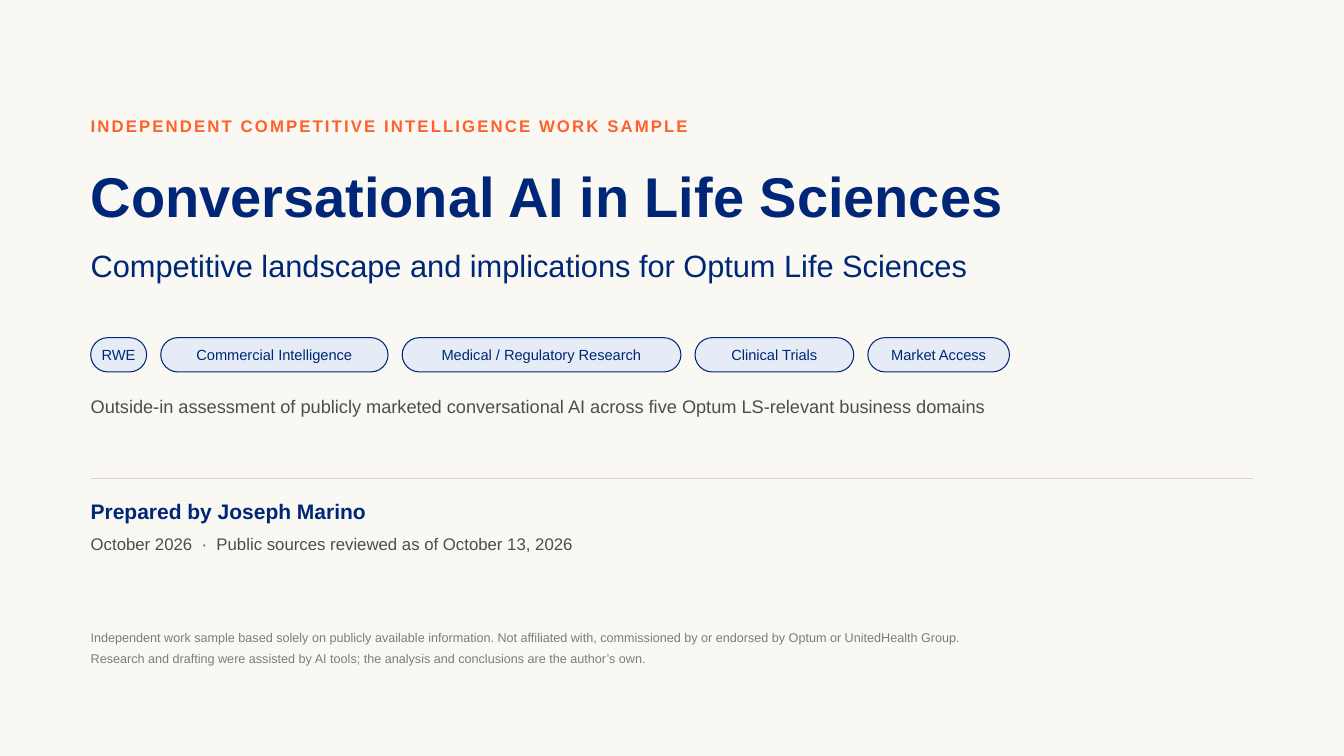
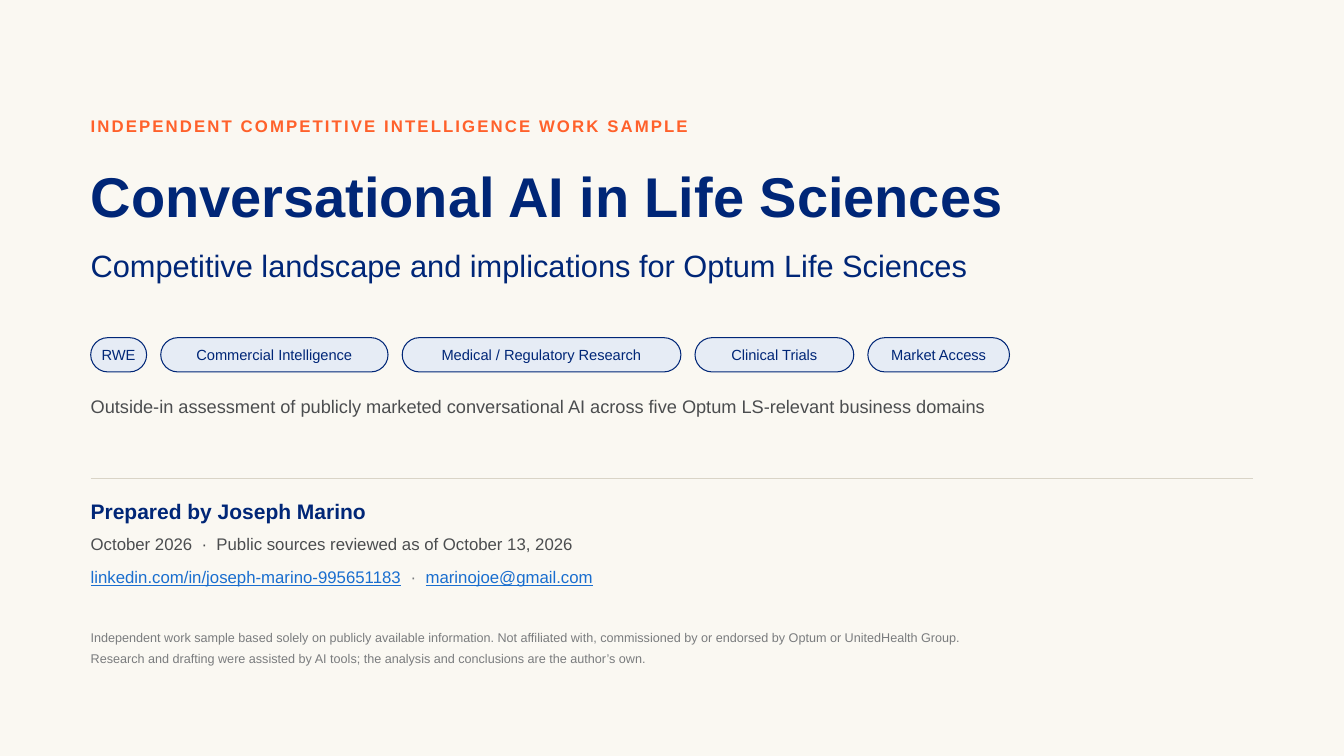
Before and after one commit to marinojt/test, a slide deck: slide 1 of deck/Optum-LS-Conversational-AI-sourced.pptx. Drawn at 1344x756 pixels with LibreOffice and Linux fonts; fonts in the diff are those of the drawing. Boxes give left, top, right and bottom in pixels: in the first picture for what was removed or moved away, otherwise in the second. Text is boxed around its words. In the diff, an @@ line names an element or a change of style, - is before the commit and + after.

```diff
--- a/deck/Optum-LS-Conversational-AI-sourced.pptx
+++ b/deck/Optum-LS-Conversational-AI-sourced.pptx
@@ text added at [91, 571, 593, 587], 12 pt, text #196ECF, underline @@
+linkedin.com/in/joseph-marino-995651183 · marinojoe@gmail.com
```
Also in this commit, not shown: 2 other files.
